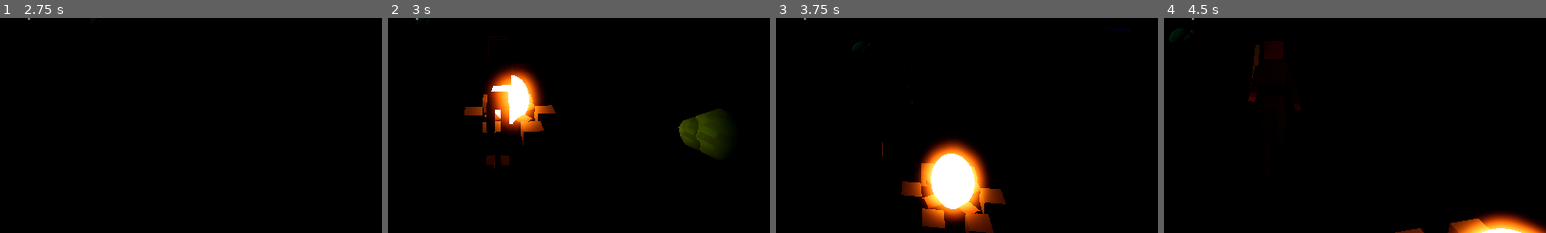
Above: before the commit, frames 1-4 (left to right).
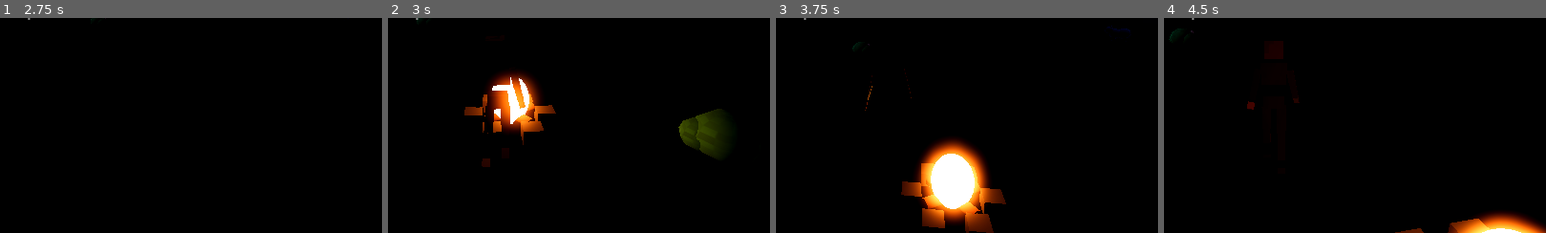
Above: after the commit, the same moments.

Repository: damienlangton70-hash/Ecosystem_dungeon
Game: Godot game, scene res://src/game/Main.tscn
Same seed, same stepped clock (60 frames per second), same inputs: the game is played once before the commit and once after it.
Inputs (mouse positions are % of the whole screen's width and height, from its top left):
- Up to frame 1 (2.75 s): tap Enter at 0.5 s; move the mouse to (49, 52) at 0.52 s; hold W from 0.53 s (still down); tap Ctrl at 0.6 s; click (49, 52) at 0.67 s; tap Space at 0.77, 1.52 s; move the mouse to (57, 51) at 1.27 s; tap Q at 1.35 s; move the mouse to (42, 49) at 2.02 s; tap E at 2.1 s
- Up to frame 2 (3 s): move the mouse to (51, 50) at 2.77 s; release W at 2.78 s; hold A from 2.78 s (still down); tap B at 2.85 s; click (51, 50) at 2.92 s
- Up to frame 3 (3.75 s): tap Space at 3.02 s; move the mouse to (46, 48) at 3.52 s; release A at 3.53 s; hold W from 3.53 s (still down); tap C at 3.6 s
- Up to frame 4 (4.5 s): keep holding W; tap Space at 3.77 s; move the mouse to (55, 50) at 4.27 s; tap F at 4.35 s
The pictures show only the part of the screen within x 36-86%, y 43-93%; the shares and areas given below are measured in that part.

Frame 1 is identical in both runs. In frame 2, 2.5% of the frame differs, in the area x 23-41%, y 21-70%; in frame 3, less than 0.1%; in frame 4, 0.3%.

Commit message:
feat(player/anim): A2 — 3 light-attack combo clips + states; set_frozen() for hitstop

Diff:
--- a/src/player/PlayerRig.gd
+++ b/src/player/PlayerRig.gd
@@ -55,7 +55,7 @@
 # Locomotion thresholds (normalised units; local_dir is velocity / SPRINT_SPEED).
 const MOVE_DEADZONE := 0.12   # below this speed the delver is "standing"
 const TURN_DEADZONE := 0.18   # below this |turn| there's no turn-in-place
-const ONE_SHOTS := ["Roll", "AttackLight", "AttackHeavy", "Hit"]
+const ONE_SHOTS := ["Roll", "AttackLight1", "AttackLight2", "AttackLight3", "AttackHeavy", "Hit"]
 
 var skeleton: Skeleton3D
 var anim_player: AnimationPlayer
@@ -121,6 +121,11 @@
     if _playback == null:
         return
     _playback.travel(state)
+
+## Freeze/unfreeze the whole rig — used for a brief hitstop when a blow lands.
+func set_frozen(frozen: bool) -> void:
+    if anim_tree != null:
+        anim_tree.active = not frozen
 
 ## The right-hand BoneAttachment — Player.gd parents the weapon here so the sword
 ## follows the arm animation instead of floating in front of the body.
@@ -203,7 +208,9 @@
     lib.add_animation("turn_left", _make_turn(-1.0))
     lib.add_animation("turn_right", _make_turn(1.0))
     lib.add_animation("roll", _make_roll())
-    lib.add_animation("attack_light", _make_attack_light())
+    lib.add_animation("attack_light1", _make_attack_light1())
+    lib.add_animation("attack_light2", _make_attack_light2())
+    lib.add_animation("attack_light3", _make_attack_light3())
     lib.add_animation("attack_heavy", _make_attack_heavy())
     lib.add_animation("hit", _make_hit())
     anim_player.add_animation_library("", lib)
@@ -334,14 +341,34 @@
     _rot(a, "Chest", [[0.0, _swing(0.0)], [0.225, _swing(0.8)], [0.45, _swing(0.0)]])
     return a
 
-func _make_attack_light() -> Animation:
-    # Matches LIGHT.time (0.40); blade lands ~LIGHT.hit (0.12). A fast diagonal chop.
-    var a := Animation.new()
-    a.length = 0.40
-    a.loop_mode = Animation.LOOP_NONE
-    _rot(a, "UpperArm_R", [[0.0, _arm_r(-0.7)], [0.12, _arm_r(1.5)], [0.24, _arm_r(1.2)], [0.40, _arm_r(0.1)]])
-    _rot(a, "LowerArm_R", [[0.0, _swing(-0.3)], [0.12, _swing(0.2)], [0.40, _swing(0.0)]])
-    _rot(a, "Chest", [[0.0, Quaternion(_AXIS_Y, 0.35)], [0.12, Quaternion(_AXIS_Y, -0.35)], [0.40, Quaternion(_AXIS_Y, 0.0)]])
+func _make_attack_light1() -> Animation:
+    # Combo 1 — fast diagonal chop, right-to-left. len 0.38; blade lands ~0.12.
+    var a := Animation.new()
+    a.length = 0.38
+    a.loop_mode = Animation.LOOP_NONE
+    _rot(a, "UpperArm_R", [[0.0, _arm_r(-0.7)], [0.12, _arm_r(1.5)], [0.24, _arm_r(1.2)], [0.38, _arm_r(0.1)]])
+    _rot(a, "LowerArm_R", [[0.0, _swing(-0.3)], [0.12, _swing(0.2)], [0.38, _swing(0.0)]])
+    _rot(a, "Chest", [[0.0, Quaternion(_AXIS_Y, 0.35)], [0.12, Quaternion(_AXIS_Y, -0.35)], [0.38, Quaternion(_AXIS_Y, 0.0)]])
+    return a
+
+func _make_attack_light2() -> Animation:
+    # Combo 2 — backhand return, left-to-right. len 0.42; blade lands ~0.14.
+    var a := Animation.new()
+    a.length = 0.42
+    a.loop_mode = Animation.LOOP_NONE
+    _rot(a, "UpperArm_R", [[0.0, _arm_r(1.2)], [0.14, _arm_r(-0.8)], [0.28, _arm_r(0.2)], [0.42, _arm_r(0.1)]])
+    _rot(a, "LowerArm_R", [[0.0, _swing(0.2)], [0.14, _swing(-0.2)], [0.42, _swing(0.0)]])
+    _rot(a, "Chest", [[0.0, Quaternion(_AXIS_Y, -0.35)], [0.14, Quaternion(_AXIS_Y, 0.35)], [0.42, Quaternion(_AXIS_Y, 0.0)]])
+    return a
+
+func _make_attack_light3() -> Animation:
+    # Combo 3 — overhead finisher. len 0.58; blade lands ~0.24.
+    var a := Animation.new()
+    a.length = 0.58
+    a.loop_mode = Animation.LOOP_NONE
+    _rot(a, "UpperArm_R", [[0.0, _arm_r(0.0)], [0.22, _arm_r(-1.7)], [0.30, _arm_r(1.6)], [0.44, _arm_r(1.2)], [0.58, _arm_r(0.0)]])
+    _rot(a, "Chest", [[0.0, _swing(0.0)], [0.22, _swing(-0.2)], [0.30, _swing(0.45)], [0.58, _swing(0.0)]])
+    _rot(a, "UpperLeg_L", [[0.0, _swing(0.0)], [0.30, _swing(-0.25)], [0.58, _swing(0.0)]])
     return a
 
 func _make_attack_heavy() -> Animation:
@@ -391,7 +418,9 @@
     sm.add_node("Move", move, Vector2(300, 160))
     sm.add_node("Turn", turn, Vector2(300, 300))
     sm.add_node("Roll", _anim_node("roll"), Vector2(560, 40))
-    sm.add_node("AttackLight", _anim_node("attack_light"), Vector2(560, 130))
+    sm.add_node("AttackLight1", _anim_node("attack_light1"), Vector2(560, 100))
+    sm.add_node("AttackLight2", _anim_node("attack_light2"), Vector2(560, 150))
+    sm.add_node("AttackLight3", _anim_node("attack_light3"), Vector2(760, 130))
     sm.add_node("AttackHeavy", _anim_node("attack_heavy"), Vector2(560, 220))
     sm.add_node("Hit", _anim_node("hit"), Vector2(560, 310))
 
@@ -407,7 +436,7 @@
         _trans(sm, "Turn", s, false, false)
         _trans(sm, s, "Move", true, true)
     # A dodge can cancel an attack or a flinch (i-frames are the main defence).
-    for s in ["AttackLight", "AttackHeavy", "Hit"]:
+    for s in ["AttackLight1", "AttackLight2", "AttackLight3", "AttackHeavy", "Hit"]:
         _trans(sm, s, "Roll", false, false)
 
     anim_tree = AnimationTree.new()
